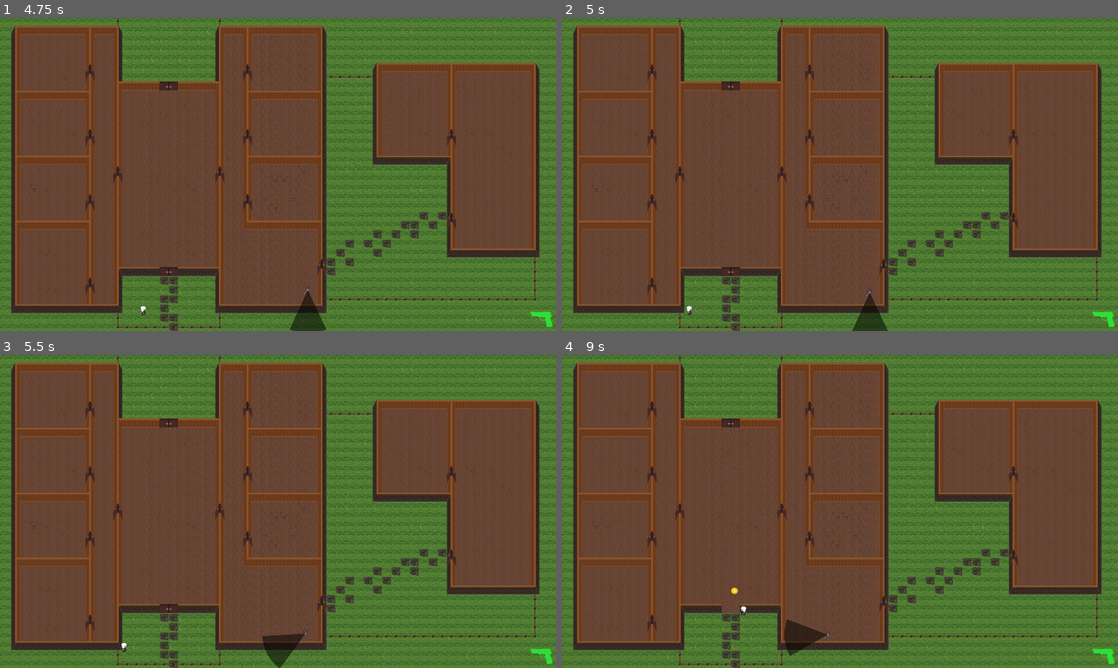
Above: before the commit, frames 1-4 (two rows, left to right).
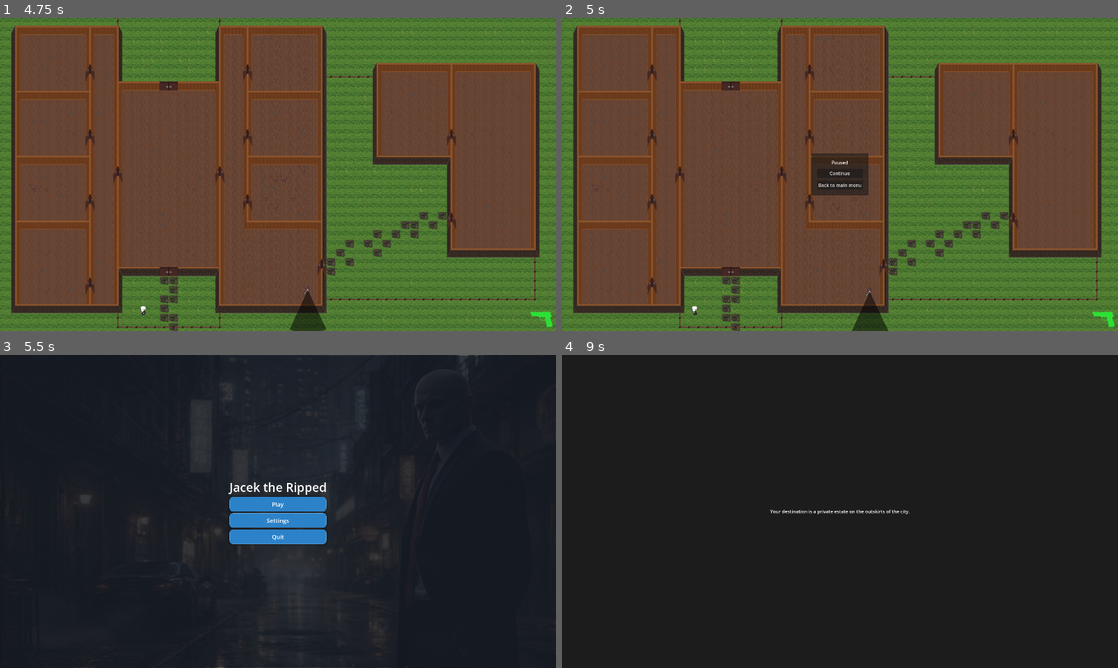
Above: after the commit, the same moments.

Repository: hoiton/gamedev
Game: Godot game, scene res://levels/level2.tscn
Two runs of this game, one before a commit and one after it. Both use one fixed random seed, a clock stepped at 60 frames per second and the inputs below. This scene is started directly instead of the project's main scene.
Inputs (mouse positions are in pixels of both pictures, inside the frame that each line leads up to):
- Up to frame 1 (4.75 s): tap Enter (ui_accept) at 0.5, 0.77, 1.52, 3.02, 3.77, 4.52 s; move the mouse to (400, 158) at 0.52 s; hold D (move_right) 0.53-1.28 s; tap X (lure) at 0.6, 1.55, 2.1, 3.05, 3.6, 4.55 s; tap Q (throw) at 0.8, 1.35, 2.3, 2.85, 3.8, 4.35 s; move the mouse to (166, 190) at 1.27 s; hold S (move_down) 1.28-2.03 s; move the mouse to (333, 105) at 2.02 s; hold D (move_right) 2.03-2.78 s; move the mouse to (250, 237) at 2.77 s; hold W (move_up) 2.78-3.53 s; move the mouse to (444, 221) at 3.52 s; hold A (move_left) from 3.53 s (still down); tap E (kill) at 4.15 s; move the mouse to (111, 127) at 4.27 s
- Up to frame 2 (5 s): keep holding A (move_left); tap Escape (ui_cancel) at 4.9 s
- Up to frame 3 (5.5 s): release A (move_left) at 5 s; click (278, 520) at 5 s, where only the run after the commit has a clickable "Back to main menu"
- Up to frame 4 (9 s): click (840, 505) at 5.75 s, where only the run after the commit has a clickable "Play"; move the mouse to (867, 511) at 6.52 s; hold S (move_down) 6.53-7.28 s; tap X (lure) at 6.6, 7.55, 8.1 s; tap Q (throw) at 6.8, 7.35, 8.3, 8.85 s; move the mouse to (756, 433) at 7.27 s; hold D (move_right) 7.28-8.03 s; tap Enter (ui_accept) at 7.52, 8.27 s; move the mouse to (962, 495) at 8.02 s; hold W (move_up) 8.03-8.78 s; move the mouse to (728, 527) at 8.77 s; hold D (move_right) from 8.78 s (still down)

Frame 1 is identical in both runs. In frame 2, 1.4% of the frame differs, in the area x 22-59%, y 43-100%; in frame 3, 98%, in the area x 0-100%, y 0-100%; in frame 4, 98%.

Commit message:
Added Pause menu

Diff:
--- a/src/levels/level1.tscn
+++ b/src/levels/level1.tscn
@@ -8,6 +8,7 @@
 [ext_resource type="PackedScene" uid="uid://kal682p2xnlv" path="res://environment/exit.tscn" id="5_61w3m"]
 [ext_resource type="PackedScene" uid="uid://d3pf8bnybs22c" path="res://ui/green_gun_icon.tscn" id="6_pdpul"]
 [ext_resource type="PackedScene" uid="uid://d0n0l5y0xwq2k" path="res://environment/key.tscn" id="7_8hd6v"]
+[ext_resource type="PackedScene" uid="uid://dpg75k7pviuta" path="res://ui/pause_menu.tscn" id="9_omn1t"]
 
 [sub_resource type="NavigationPolygon" id="NavigationPolygon_ua5ty"]
 vertices = PackedVector2Array(711.40625, 202, 713.3828, 236.39063, 678, 234.42969, -3.1328125, 108, -4.8671875, -28.148 …(1020 unchanged characters)…
@@ -28,7 +29,10 @@
 
 [node name="Level1" type="Node2D"]
 
+[node name="PauseMenu" parent="." instance=ExtResource("9_omn1t")]
+
 [node name="Music" type="AudioStreamPlayer2D" parent="."]
+process_mode = 3
 stream = ExtResource("1_045es")
 autoplay = true
 bus = &"Music"
--- a/src/levels/level2.tscn
+++ b/src/levels/level2.tscn
@@ -1,5 +1,6 @@
-[gd_scene load_steps=9 format=4 uid="uid://g6hvo3h58xc3"]
+[gd_scene load_steps=10 format=4 uid="uid://g6hvo3h58xc3"]
 
+[ext_resource type="PackedScene" uid="uid://dpg75k7pviuta" path="res://ui/pause_menu.tscn" id="1_76ugp"]
 [ext_resource type="TileSet" uid="uid://26hht4u25cum" path="res://art/building/tilemap.tres" id="1_p1d34"]
 [ext_resource type="PackedScene" uid="uid://bd0i0dpcrfguu" path="res://player/player.tscn" id="2_qyb5k"]
 [ext_resource type="PackedScene" uid="uid://drm6osd6bgbjr" path="res://target/target.tscn" id="3_g1dg4"]
@@ -19,6 +20,8 @@
 point_count = 5
 
 [node name="Level2" type="Node2D"]
+
+[node name="PauseMenu" parent="." instance=ExtResource("1_76ugp")]
 
 [node name="WorldTransform" type="Node2D" parent="."]
 position = Vector2(39, 27)
--- a/src/levels/level3.tscn
+++ b/src/levels/level3.tscn
@@ -1,5 +1,6 @@
-[gd_scene load_steps=9 format=4 uid="uid://cka4boatfayh3"]
+[gd_scene load_steps=10 format=4 uid="uid://cka4boatfayh3"]
 
+[ext_resource type="PackedScene" uid="uid://dpg75k7pviuta" path="res://ui/pause_menu.tscn" id="1_1xfnq"]
 [ext_resource type="TileSet" uid="uid://26hht4u25cum" path="res://art/building/tilemap.tres" id="1_cpie4"]
 [ext_resource type="PackedScene" uid="uid://bd0i0dpcrfguu" path="res://player/player.tscn" id="2_udvx3"]
 [ext_resource type="PackedScene" uid="uid://drm6osd6bgbjr" path="res://target/target.tscn" id="3_1xfnq"]
@@ -19,6 +20,8 @@
 point_count = 5
 
 [node name="Level3" type="Node2D"]
+
+[node name="PauseMenu" parent="." instance=ExtResource("1_1xfnq")]
 
 [node name="NavigationRegion2D" type="NavigationRegion2D" parent="."]
 position = Vector2(46, 73)
--- a/src/project.godot
+++ b/src/project.godot
@@ -76,3 +76,8 @@
 "events": [Object(InputEventKey,"resource_local_to_scene":false,"resource_name":"","device":-1,"window_id":0,"alt_press …(192 unchanged characters)…
 ]
 }
+pause={
+"deadzone": 0.2,
+"events": [Object(InputEventKey,"resource_local_to_scene":false,"resource_name":"","device":-1,"window_id":0,"alt_pressed":false,"shift_pressed":false,"ctrl_pressed":false,"meta_pressed":false,"pressed":false,"keycode":0,"physical_keycode":4194305,"key_label":0,"unicode":0,"location":0,"echo":false,"script":null)
+]
+}
--- a/src/target/target.gd
+++ b/src/target/target.gd
@@ -535,6 +535,7 @@
 	_chase_los_lost_timer = 0.0
 	_see_timer = 0.0
 	_resume_patrol = false
+	GameManager.lose_green_guns()
 
 	if _state != "chase":
 		_state = "chase"
--- /dev/null
+++ b/src/ui/pause_menu.gd
@@ -0,0 +1,39 @@
+extends CanvasLayer
+
+
+@onready var continue_btn: Button = $Root/Center/Panel/Margin/VBox/Continue
+@onready var menu_btn: Button = $Root/Center/Panel/Margin/VBox/MainMenu
+
+func _ready() -> void:
+	process_mode = Node.PROCESS_MODE_ALWAYS
+	set_process_input(true)
+	visible = false
+
+	continue_btn.pressed.connect(_on_continue)
+	menu_btn.pressed.connect(_on_main_menu)
+
+func _unhandled_input(event: InputEvent) -> void:
+	if event.is_action_pressed("pause"):
+		toggle()
+		get_viewport().set_input_as_handled()
+
+func toggle() -> void:
+	if visible:
+		_resume()
+	else:
+		_pause()
+
+func _pause() -> void:
+	visible = true
+	get_tree().paused = true
+
+func _resume() -> void:
+	visible = false
+	get_tree().paused = false
+
+func _on_continue() -> void:
+	_resume()
+
+func _on_main_menu() -> void:
+	_resume()
+	GameManager.back_to_menu()
--- /dev/null
+++ b/src/ui/pause_menu.tscn
@@ -0,0 +1,51 @@
+[gd_scene load_steps=2 format=3 uid="uid://dpg75k7pviuta"]
+
+[ext_resource type="Script" uid="uid://c7cqg7vupf8lc" path="res://ui/pause_menu.gd" id="1_50142"]
+
+[node name="PauseMenu" type="CanvasLayer"]
+script = ExtResource("1_50142")
+
+[node name="Root" type="Control" parent="."]
+layout_mode = 3
+anchors_preset = 15
+anchor_right = 1.0
+anchor_bottom = 1.0
+grow_horizontal = 2
+grow_vertical = 2
+
+[node name="Center" type="CenterContainer" parent="Root"]
+layout_mode = 1
+anchors_preset = 15
+anchor_right = 1.0
+anchor_bottom = 1.0
+grow_horizontal = 2
+grow_vertical = 2
+
+[node name="Panel" type="PanelContainer" parent="Root/Center"]
+layout_mode = 2
+
+[node name="Margin" type="MarginContainer" parent="Root/Center/Panel"]
+layout_mode = 2
+theme_override_constants/margin_left = 20
+theme_override_constants/margin_top = 20
+theme_override_constants/margin_right = 20
+theme_override_constants/margin_bottom = 20
+
+[node name="VBox" type="VBoxContainer" parent="Root/Center/Panel/Margin"]
+layout_mode = 2
+theme_override_constants/separation = 10
+
+[node name="CenterContainer" type="CenterContainer" parent="Root/Center/Panel/Margin/VBox"]
+layout_mode = 2
+
+[node name="Title" type="Label" parent="Root/Center/Panel/Margin/VBox/CenterContainer"]
+layout_mode = 2
+text = "Paused"
+
+[node name="Continue" type="Button" parent="Root/Center/Panel/Margin/VBox"]
+layout_mode = 2
+text = "Continue"
+
+[node name="MainMenu" type="Button" parent="Root/Center/Panel/Margin/VBox"]
+layout_mode = 2
+text = "Back to main menu"
--- a/src/ui/settings_menu.gd
+++ b/src/ui/settings_menu.gd
@@ -2,7 +2,7 @@
 
 @export var actions_to_show: Array[String] = [
 	"move_up", "move_down", "move_left", "move_right",
-	"kill", "throw", "lure"
+	"kill", "throw", "lure", "pause"
 ]
 
 @onready var master_slider: HSlider = $Panel/Margin/VBox/Tabs/Audio/MasterRow/HSlider
@@ -152,6 +152,7 @@
 	_set_default_key("kill", KEY_E)
 	_set_default_key("throw", KEY_Q)
 	_set_default_key("lure", KEY_X)
+	_set_default_key("pause", KEY_ESCAPE)
 
 func _set_default_key(action_name: String, keycode: Key) -> void:
 	for e in InputMap.action_get_events(action_name):
Not shown: 1 places in src/levels/level1.tscn that only renumber resources
Not shown: 1 places in src/ui/main_menu.tscn that only renumber resources
Not shown, added: src/ui/pause_menu.gd.uid
